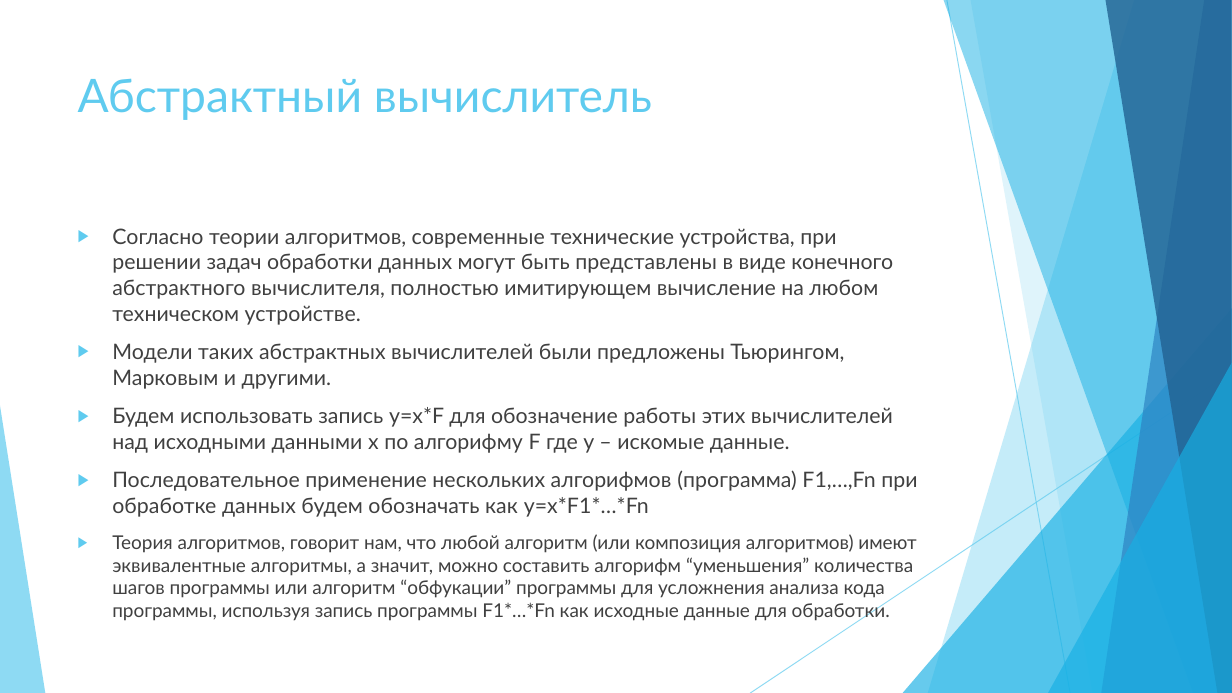
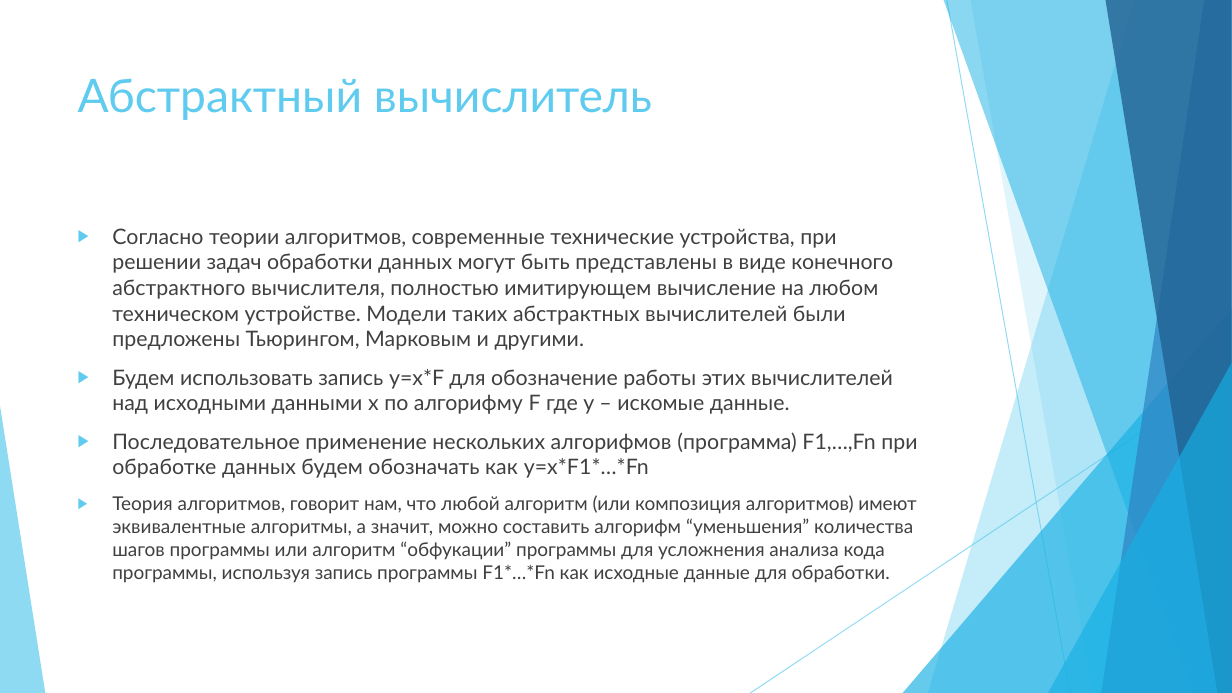
Before and after one commit to dprotopopov/cc, a slide deck: slide 10 of Обработка приватных данных на публичных вычислительных сетях.pptx. Drawn at 1232x693 pixels with LibreOffice and Linux fonts; fonts in the diff are those of the drawing. Boxes give left, top, right and bottom in pixels: in the first picture for what was removed or moved away, otherwise in the second. Text is boxed around its words. In the diff, an @@ line names an element or a change of style, - is before the commit and + after.

```diff
--- a/Обработка приватных данных на публичных вычислительных сетях.pptx
+++ b/Обработка приватных данных на публичных вычислительных сетях.pptx
@@ text at [112,228,893,350]: text changed @@
-▶ Согласно теории алгоритмов, современные технические устройства, при решении задач обработки данных могут быть представлены в виде конечного абстрактного вычислителя, полностью имитирующем вычисление на любом техническом устройстве.
-▶ Модели таких абстрактных вычислителей были предложены Тьюрингом, Марковым и другими.
+▶ Согласно теории алгоритмов, современные технические устройства, при решении задач обработки данных могут быть представлены в виде конечного абстрактного вычислителя, полностью имитирующем вычисление на любом техническом устройстве. Модели таких абстрактных вычислителей были предложены Тьюрингом, Марковым и другими.
```
Also in this commit, not shown: 1 other file.
